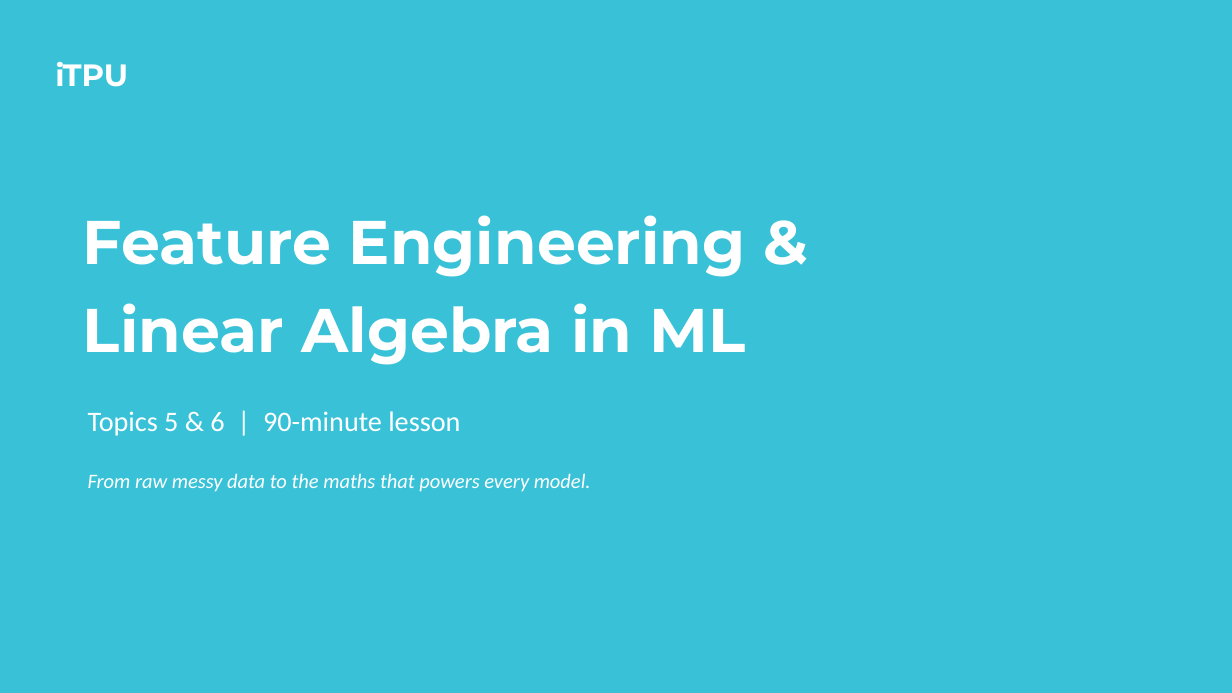
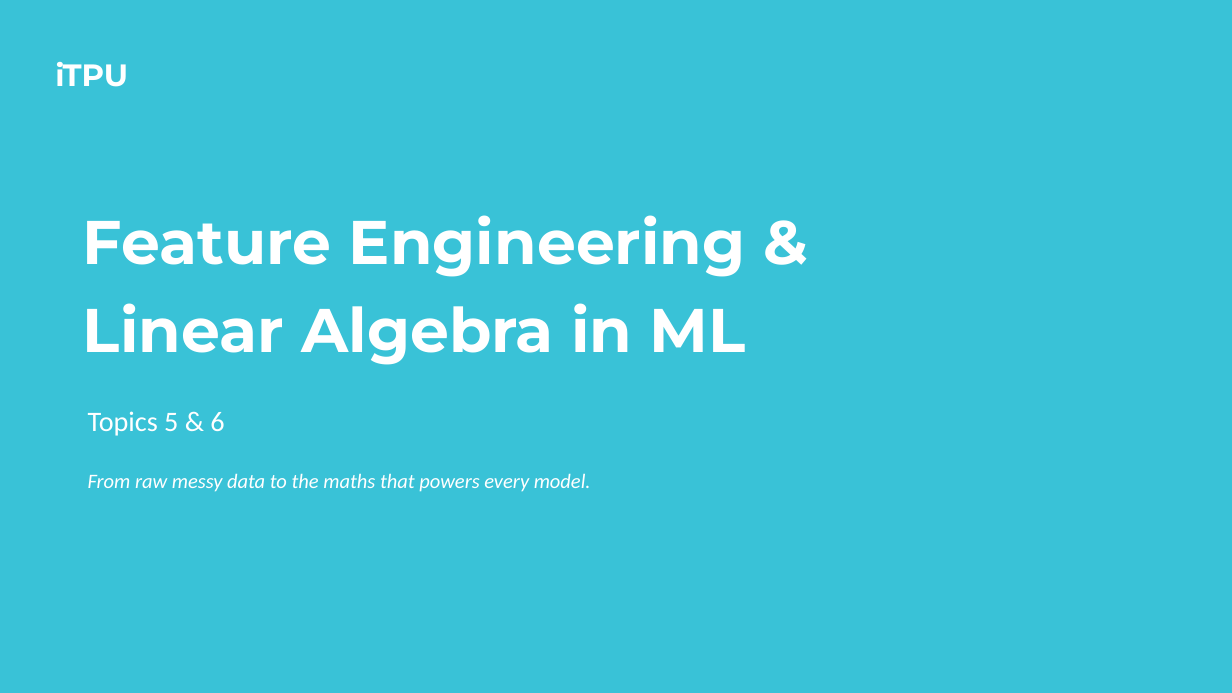
Before and after one commit to dilrabonu/itpu-course-materials, a slide deck: slide 1 of courses/03-introduction-to-machine-learning/16-linear-algebra-in-ML/Topics5_6_Lesson.pptx. Drawn at 1232x693 pixels with LibreOffice and Linux fonts; fonts in the diff are those of the drawing. Boxes give left, top, right and bottom in pixels: in the first picture for what was removed or moved away, otherwise in the second. Text is boxed around its words. In the diff, an @@ line names an element or a change of style, - is before the commit and + after.

Commit message:
New lesson 17 and 18 started

```diff
--- a/courses/03-introduction-to-machine-learning/16-linear-algebra-in-ML/Topics5_6_Lesson.pptx
+++ b/courses/03-introduction-to-machine-learning/16-linear-algebra-in-ML/Topics5_6_Lesson.pptx
@@ text at [88,411,224,436]: text changed @@
-Topics 5 & 6 | 90-minute lesson
+Topics 5 & 6
```
Also in this commit, not shown: 4 other files.
